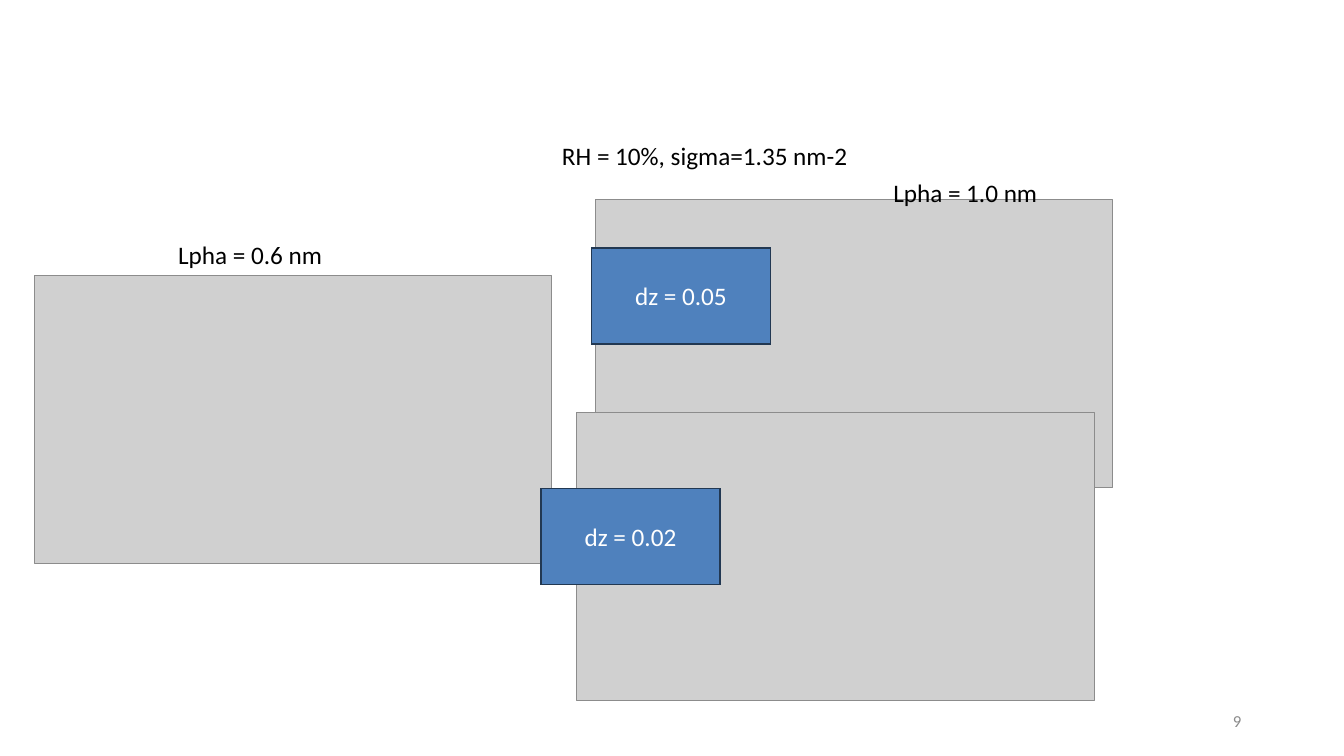
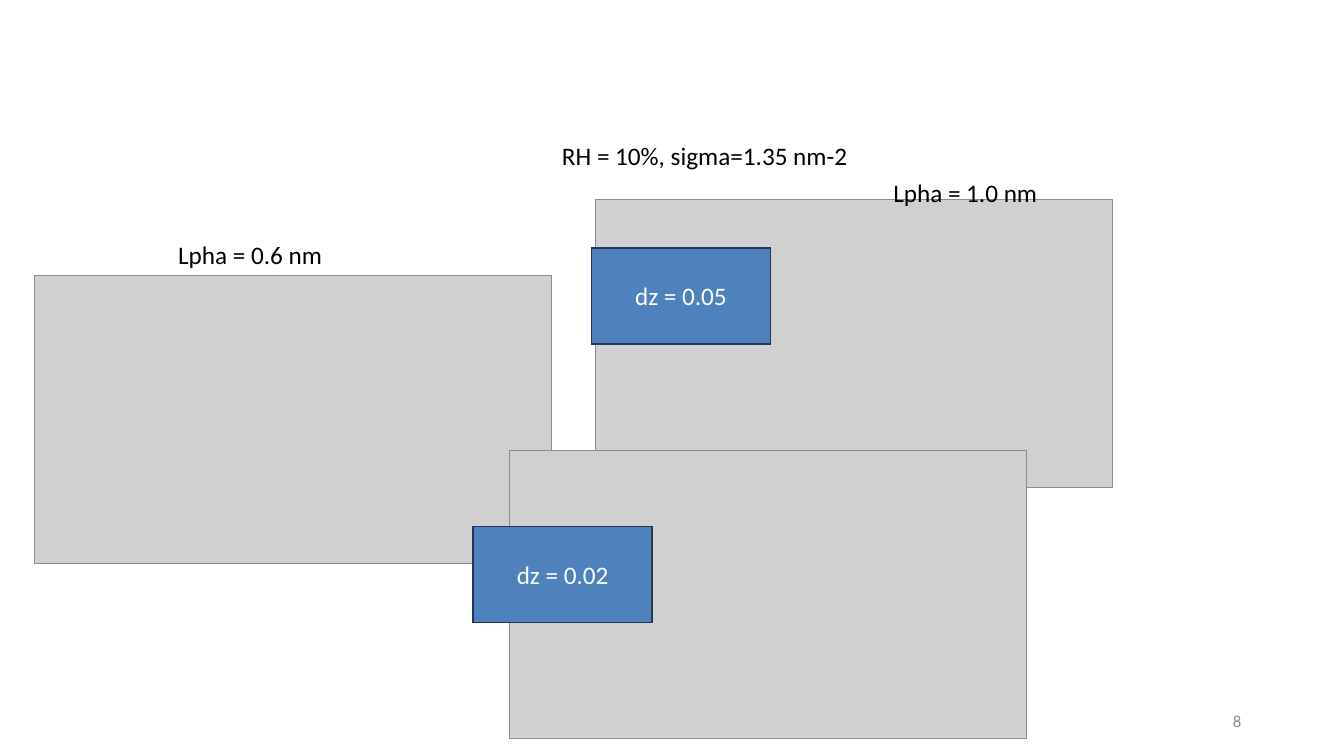
Before and after one commit to tyokokur/presentations, a slide deck: slide 8 of NAF.pptx (slide 9 before the commit). Drawn at 1344x756 pixels with LibreOffice and Linux fonts; fonts in the diff are those of the drawing; grey boxes stand for pictures; background and template pictures are left out. Boxes give left, top, right and bottom in pixels: in the first picture for what was removed or moved away, otherwise in the second. Text is boxed around its words. In the diff, an @@ line names an element or a change of style, - is before the commit and + after.

```diff
--- a/NAF.pptx
+++ b/NAF.pptx
@@ picture: place and size @@
-picture at bbox=[577, 412, 1094, 701]
+picture at bbox=[509, 451, 1026, 739]
@@ rectangle "dz = 0.02": place and size @@
-rectangle "dz = 0.02" at bbox=[541, 489, 721, 585]
+rectangle "dz = 0.02" at bbox=[473, 526, 652, 622]
@@ page number at bbox=[1233, 715, 1241, 727]: text changed @@
-9
+8
```
Also in this commit, not shown: 2 other slides changed, 1 slide added, 1 slide removed.
